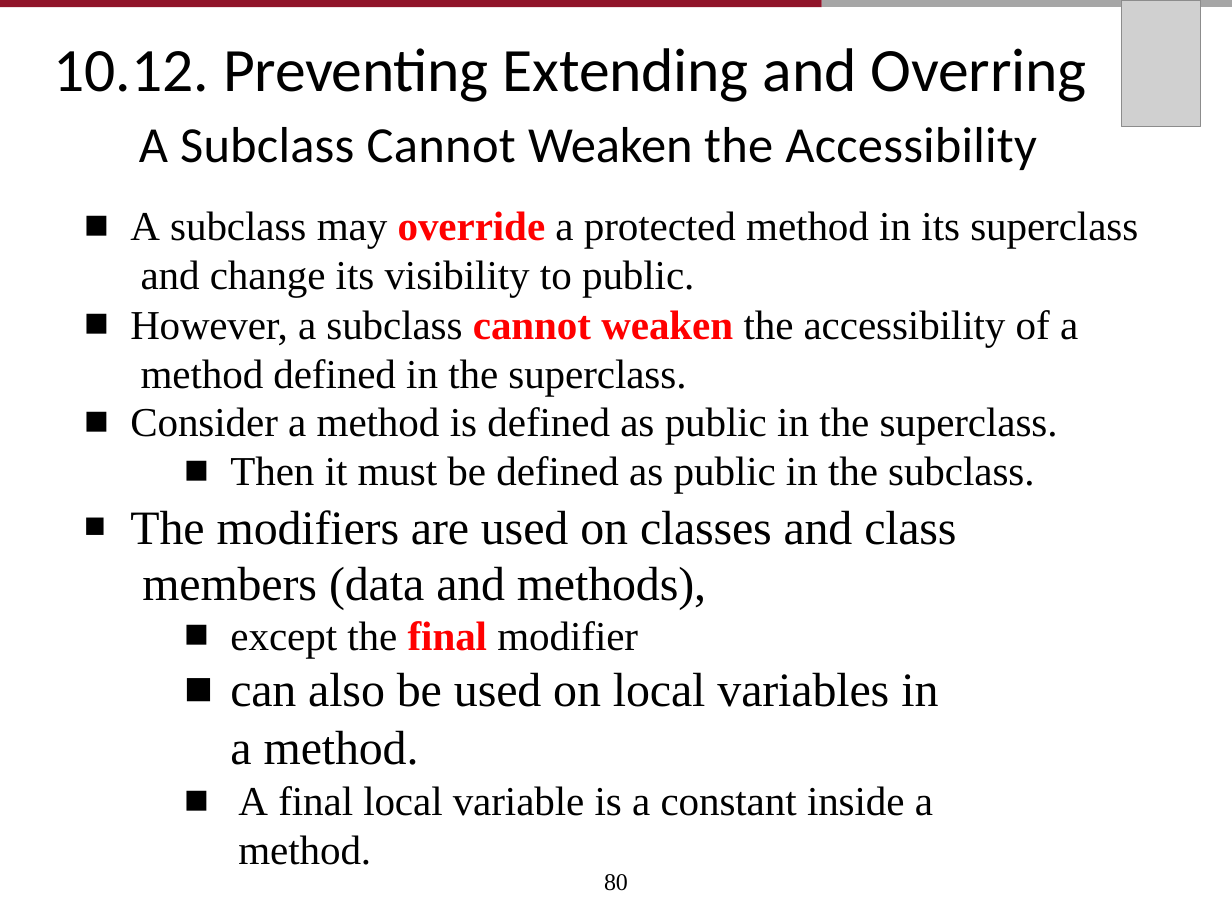
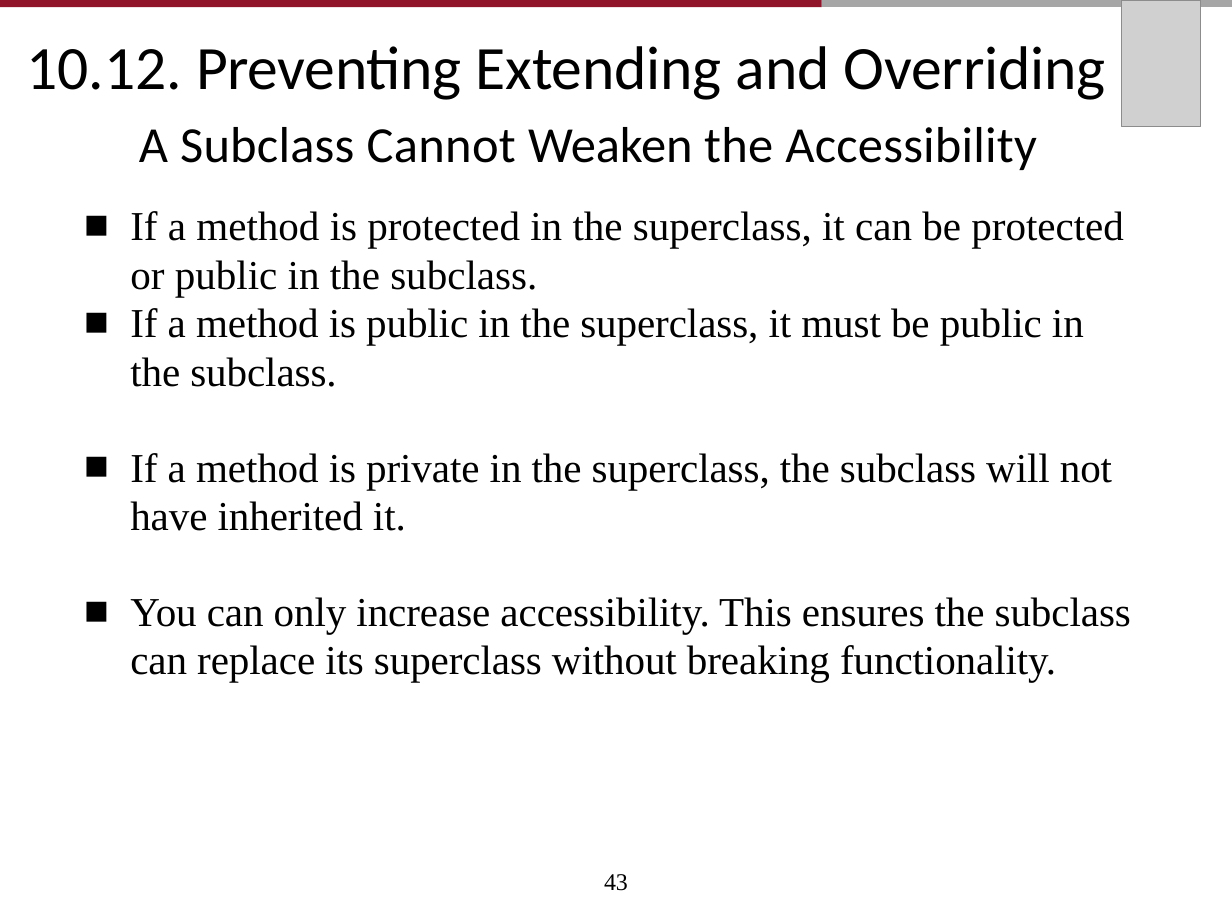
Before and after one commit to AughdonBreslin/CS501IntroToJava, a slide deck: slide 43 of Lectures/10_Inheritance and Polymorphism.pptx (slide 80 before the commit). Drawn at 1232x924 pixels with LibreOffice and Linux fonts; fonts in the diff are those of the drawing; grey boxes stand for pictures. Boxes give left, top, right and bottom in pixels: in the first picture for what was removed or moved away, otherwise in the second. Text is boxed around its words. In the diff, an @@ line names an element or a change of style, - is before the commit and + after.

Commit message:
Lectures 10-11

```diff
--- a/Lectures/10_Inheritance and Polymorphism.pptx
+++ b/Lectures/10_Inheritance and Polymorphism.pptx
@@ title at [26, 46, 1106, 100]: text changed @@
-10.12. Preventing Extending and Overring
+10.12. Preventing Extending and Overriding
@@ text at [130, 211, 1131, 682]: text changed @@
-■ A subclass may override a protected method in its superclass and change its visibility to public.
-■ However, a subclass cannot weaken the accessibility of a method defined in the superclass.
-■ Consider a method is defined as public in the superclass.
-  ■ Then it must be defined as public in the subclass.
-■ The modifiers are used on classes and class members (data and methods),
-  ■ except the final modifier
-  ■ can also be used on local variables in a method.
-  ■ A final local variable is a constant inside a method.
+■ If a method is protected in the superclass, it can be protected or public in the subclass.
+■ If a method is public in the superclass, it must be public in the subclass.
+■ If a method is private in the superclass, the subclass will not have inherited it.
+■ You can only increase accessibility. This ensures the subclass can replace its superclass without breaking functionality.
@@ page number at [604, 874, 628, 891]: text changed @@
-80
+43
```
Also in this commit, not shown: 21 other slides changed, 2 slides added, 39 slides removed, 26 other files.
